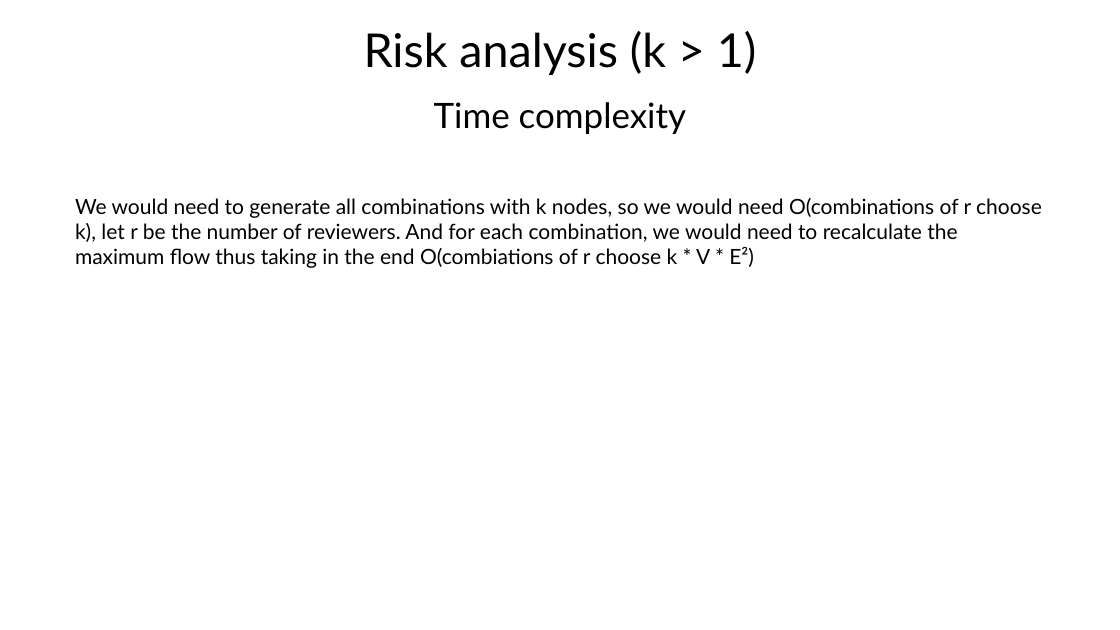
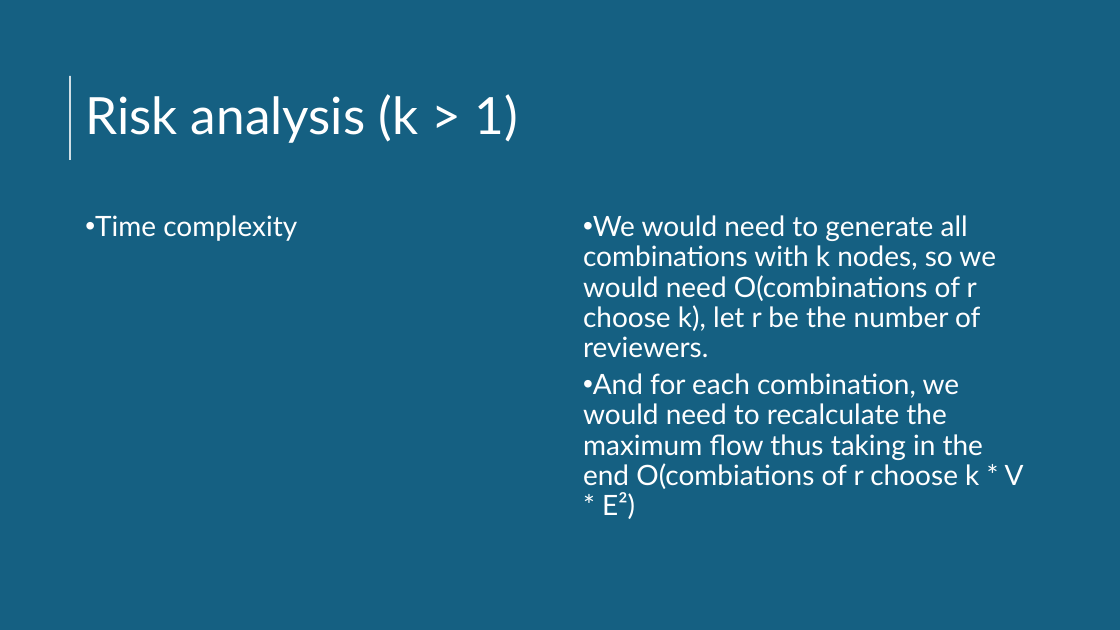
Before and after one commit to Tiago-Su/DA-s-project-1, a slide deck: slide 34 of Presentation.pptx (slide 27 before the commit). Drawn at 1120x630 pixels with LibreOffice and Linux fonts; fonts in the diff are those of the drawing. Boxes give left, top, right and bottom in pixels: in the first picture for what was removed or moved away, otherwise in the second. Text is boxed around its words. In the diff, an @@ line names an element or a change of style, - is before the commit and + after.

```diff
--- a/Presentation.pptx
+++ b/Presentation.pptx
@@ background #FFFFFF to #0E2841 @@
@@ rectangle added at [0, 0, 1120, 630], fill #156082 @@
@@ title "Risk analysis (k > 1)": place and size @@
-title "Risk analysis (k > 1)" at [364, 31, 757, 75]
+title "Risk analysis (k > 1)" at [85, 94, 517, 143]
@@ title "Risk analysis (k > 1)" at [85, 94, 517, 143]: size 40 to 44 pt, text colour #000000 to #FFFFFF; alignment centre to left; vertical alignment bottom to middle @@
@@ line added from (70, 160) to (70, 76), #FFFFFF 1.5 pt @@
@@ subtitle "Time complexity": place and size @@
-subtitle "Time complexity" at [434, 102, 686, 134]
+subtitle "Time complexity" at [95, 215, 297, 241]
@@ subtitle "Time complexity" at [95, 215, 297, 241]: size 30 to 24 pt, text colour #000000 to #FFFFFF; alignment centre to left; bullet none to • @@
@@ text at [583, 215, 1024, 519]: text changed; size 18 to 24 pt; text colour #000000 to #FFFFFF @@
-We would need to generate all combinations with k nodes, so we would need O(combinations of r choose k), let r be the number of reviewers. And for each combination, we would need to recalculate the maximum flow thus taking in the end O(combiations of r choose k * V * E²)
+• We would need to generate all combinations with k nodes, so we would need O(combinations of r choose k), let r be the number of reviewers.
+• And for each combination, we would need to recalculate the maximum flow thus taking in the end O(combiations of r choose k * V * E²)
```
Also in this commit, not shown: 26 other slides changed, 7 slides added.
